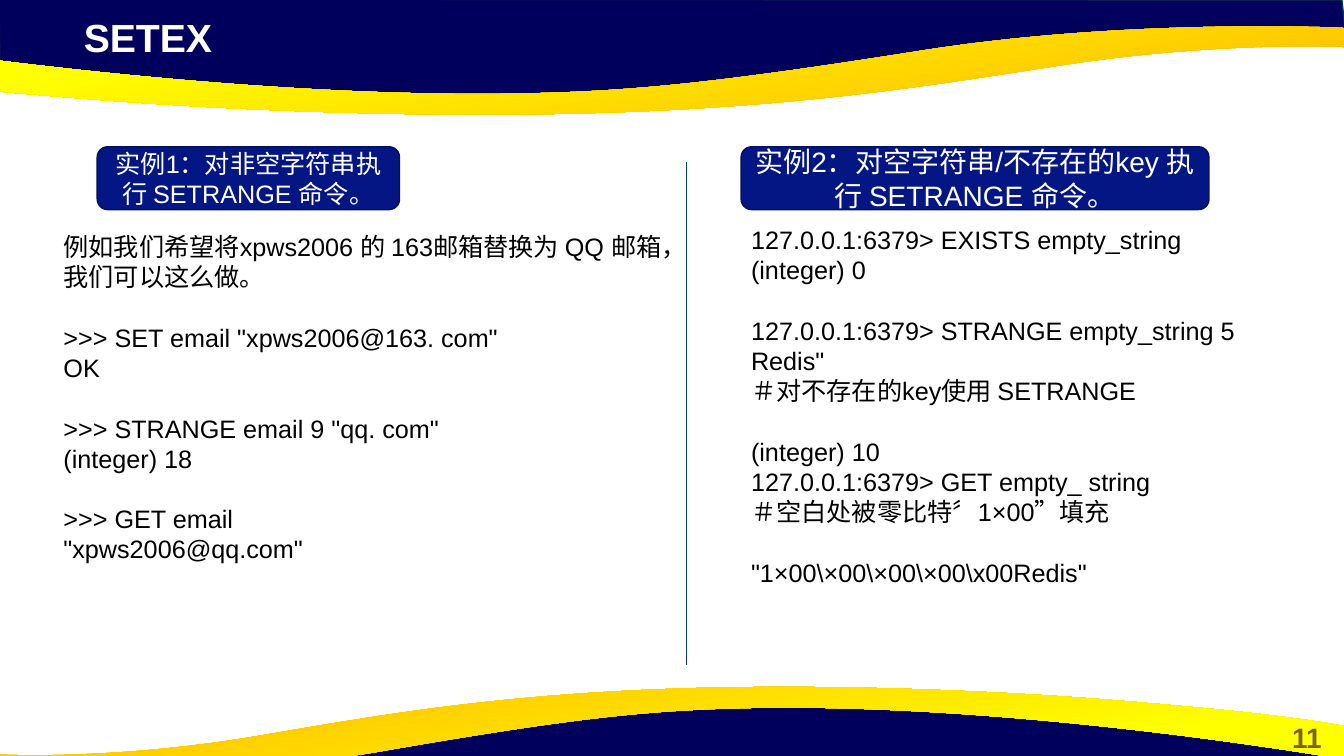
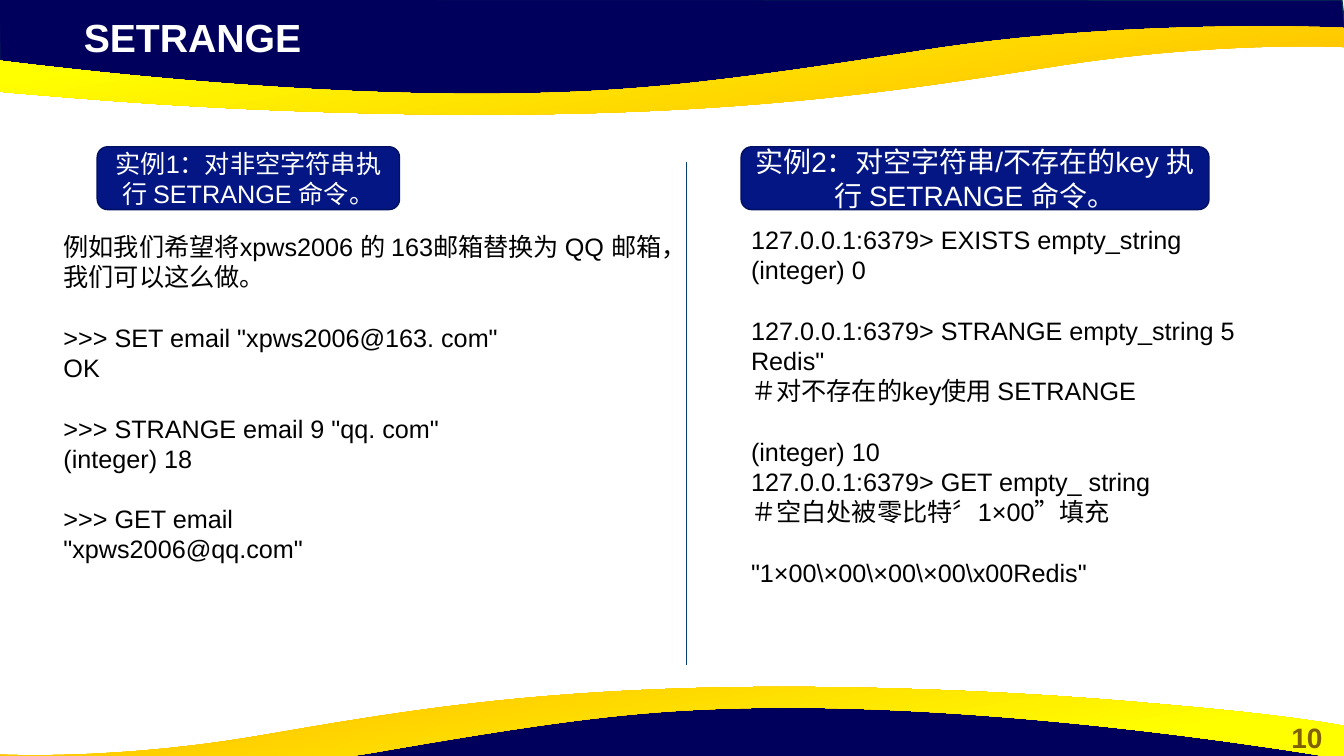
Before and after one commit to cxinping/Redis, a slide deck: slide 10 of ppt/第2章 Redis常用数据类型及命令.pptx (slide 11 before the commit). Drawn at 1344x756 pixels with LibreOffice and Linux fonts; fonts in the diff are those of the drawing; background and template pictures are left out. Boxes give left, top, right and bottom in pixels: in the first picture for what was removed or moved away, otherwise in the second. Text is boxed around its words. In the diff, an @@ line names an element or a change of style, - is before the commit and + after.

```diff
--- a/ppt/第2章 Redis常用数据类型及命令.pptx
+++ b/ppt/第2章 Redis常用数据类型及命令.pptx
@@ text at bbox=[84, 24, 301, 53]: text changed @@
-SETEX
+SETRANGE
@@ page number at bbox=[1291, 728, 1322, 753]: text changed @@
-11
+10
```
Also in this commit, not shown: 4 other slides changed, 1 slide removed, 1 other file.
